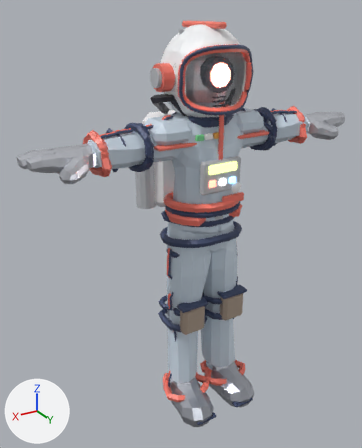
What one commit did to the glTF model assets/models/char_jett.glb.
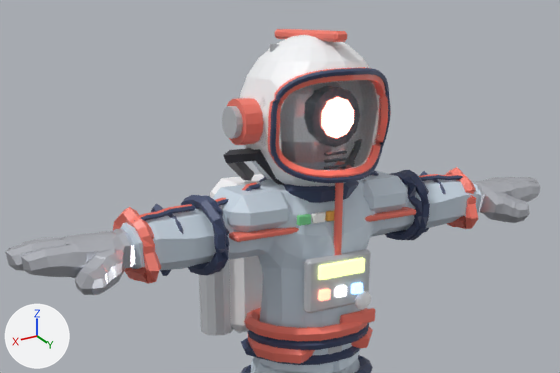
Old and new are each drawn whole from a 50 mm camera at (0.634, 0.981, 0.986) aimed at (0.035, -0.017, 0.488) and again close up on the part from 4% to 99% of the width and 1% to 52% of the height. The axes (+X, +Y, +Z) are drawn at lower left. The lights are the same throughout. The last two pictures show the newer version. Where no turn or scale is listed for an object, it has been applied to the vertices. Vertices at exactly the same position are counted once.

Names of what the first close-up shows: 'Abdomen_dark', 'Abdomen_jett_trim', 'Chest_gray', 'Chest_white', 'Head_dark', 'Head_jett_helm', 'Head_jett_trim', 'Head_visor', 'LowerArm.R_dark', 'LowerArm.R_jett_trim', 'Suit_Body_suit', 'UpperArm.R_jett_suit' and 22 more.
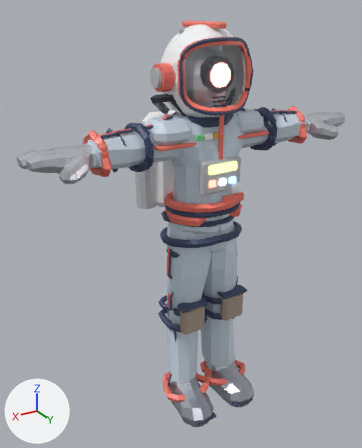
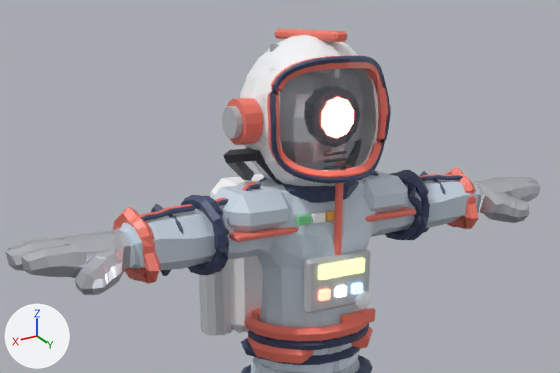
What changed in the scene script:
```text
Change me_tube_001:
    used by ob_head_dark; location = (0.0, 0.0, 0.0)
    remove me_tube_001.from_pydata(...)  # 200 vertices, 400 faces; spans x -0.094..0.093, y 0.067..0.12, z 0.779..0.919
    add me_tube_001.from_pydata(...)  # 200 vertices, 400 faces; spans x -0.094..0.093, y 0.065..0.114, z 0.779..0.933
    me_tube_001 part 1: 165 of 200 vertices moved; they spanned x -0.094..0.093, y 0.067..0.12, z 0.789..0.919 and now span x -0.094..0.093, y 0.065..0.109, z 0.789..0.933; mean shift (0.0, -0.005, 0.008); largest move (-0.043, 0.11, 0.914) -> (-0.043, 0.097, 0.928)
Change me_sphere:
    used by ob_head_jett_helm; location = (0.0, 0.0, 0.0)
    remove me_sphere.from_pydata(...)  # 400 vertices, 796 faces; spans x -0.096..0.096, y -0.083..0.109, z 0.748..0.957
    add me_sphere.from_pydata(...)  # 390 vertices, 776 faces; spans x -0.096..0.096, y -0.083..0.103, z 0.748..0.957
    me_sphere part 2
    40 vertices are removed from x -0.078..0.079, y 0.048..0.109, z 0.8..0.926
    140 faces are deleted
    20 vertices move from x -0.083..0.083, y 0.048..0.095, z 0.797..0.926 to x -0.084..0.084, y 0.067..0.098, z 0.798..0.923
    30 vertices are added at x -0.079..0.079, y 0.048..0.077, z 0.8..0.914
    120 new faces join them
Change me_tube:
    used by ob_head_jett_trim; location = (0.0, 0.0, 0.0)
    remove me_tube.from_pydata(...)  # 280 vertices, 548 faces; spans x -0.115..0.115, y -0.058..0.117, z 0.779..0.961
    add me_tube.from_pydata(...)  # 280 vertices, 548 faces; spans x -0.115..0.115, y -0.058..0.112, z 0.779..0.961
    me_tube part 3: 165 of 280 vertices moved; they spanned x -0.094..0.092, y 0.059..0.117, z 0.788..0.92 and now span x -0.094..0.092, y 0.057..0.106, z 0.789..0.933; mean shift (0.0, -0.005, 0.008); largest move (0.043, 0.107, 0.912) -> (0.043, 0.095, 0.925)
Change me_cube_001:
    where me_cube_001.from_pydata(...)  # 1168 vertices, 2332 faces; spans x -0.429..0.429, y -0.043..0.108, z 0.494..0.788
    used by ob_suit_body_suit; location = (0.0, 0.0, 0.0)
    me_cube_001 part 4: 16 faces spanning x -0.29..-0.278, y 0.014..0.069, z 0.69..0.737 switch from mat_jett_suit (pale blue #ceddea) to mat_jett_glove_001 (white #dadde5)
    me_cube_001 part 5: 16 faces spanning x 0.278..0.29, y 0.014..0.069, z 0.69..0.737 switch from mat_jett_glove_001 (white #dadde5) to mat_jett_suit (pale blue #ceddea)
```

Where the change shows, as pixel boxes (x1, y1, x2, y2) in the close-ups (560 x 373 px; the box of a moved part takes in the faces that stretch with it):
'Head_jett_helm', reshaped: before (240, 35, 369, 186); after (240, 35, 368, 186)
'Head_dark', reshaped (11% taller): before (270, 68, 390, 183); after (270, 56, 390, 184)
part 1 of me_tube_001, moved or reshaped: before (270, 68, 390, 178); after (270, 56, 390, 178)
part 2 of me_sphere, moved or reshaped: before (254, 49, 369, 180); after (254, 49, 368, 180)
part 3 of me_tube, moved or reshaped: before (268, 67, 388, 175); after (267, 55, 388, 177)
part 4 of me_cube_001, recoloured: (474, 184, 482, 212) in both
part 5 of me_cube_001, recoloured: (119, 229, 136, 267) in both
